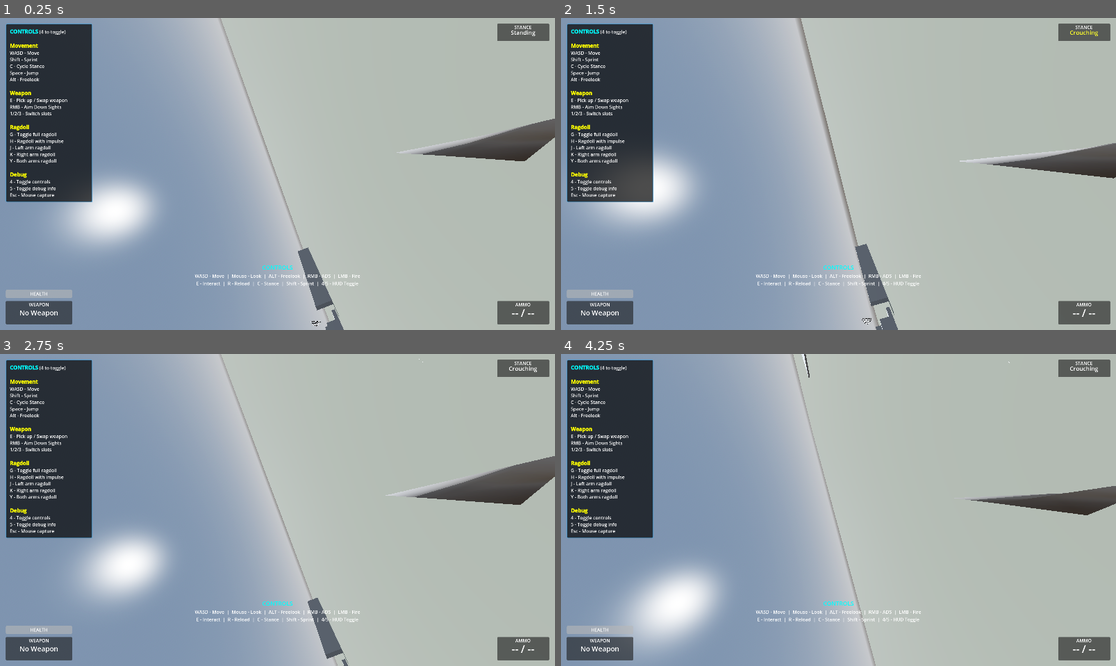
Above: before the commit, frames 1-4 (two rows, left to right).
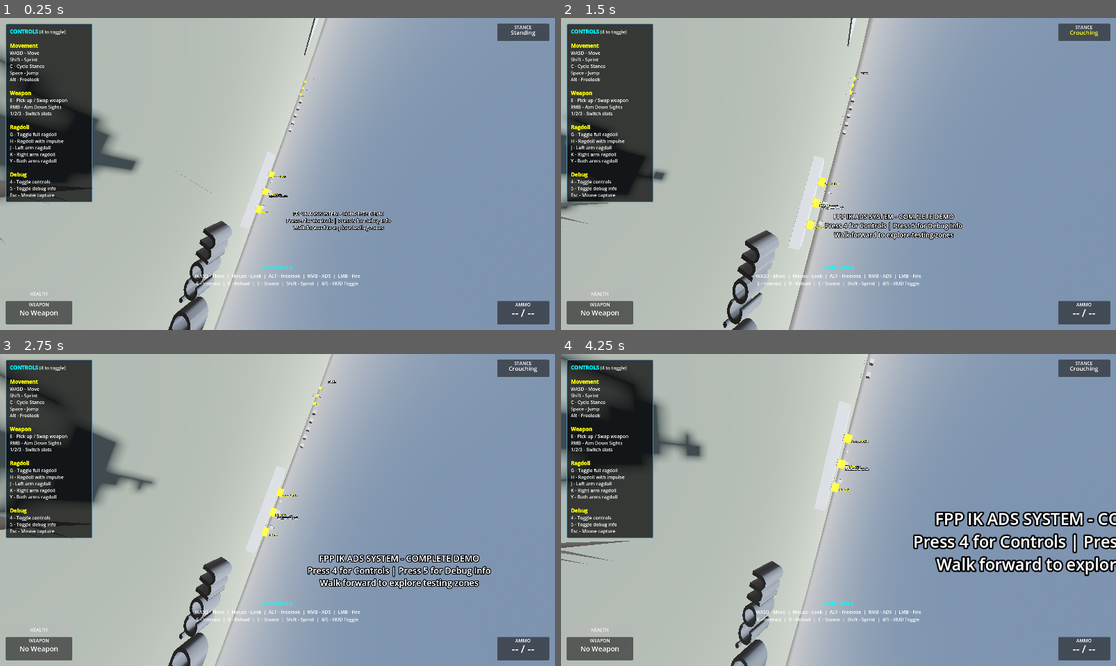
Above: after the commit, the same moments.

Repository: lmf-git/fpp-ik-ads
Game: Godot game, scene res://scenes/enhanced_demo.tscn
The game is run twice, just before and just after one commit, with the same random seed, the same clock (stepped at 60 frames per second) and the same inputs.
Inputs (mouse positions are in pixels of both pictures, inside the frame that each line leads up to):
- Up to frame 1 (0.25 s): no input
- Up to frame 2 (1.5 s): tap Enter at 0.5 s; move the mouse to (866, 174) at 0.52 s; hold Right mouse button (aim_down_sights) 0.53-1.28 s; hold W (move_forward) from 0.53 s (still down); click (866, 174) at 0.67 s; tap Space (jump) at 0.77 s; move the mouse to (810, 174) at 1.27 s; tap C (crouch) at 1.35 s
- Up to frame 3 (2.75 s): keep holding W (move_forward); tap Space (jump) at 1.52 s; move the mouse to (288, 503) at 2.02 s; press the mouse at (288, 503) at 2.03 s
- Up to frame 4 (4.25 s): keep holding W (move_forward); move the mouse to (832, 516) at 2.77 s; release the mouse at (832, 516) at 2.78 s; tap Alt (freelook) at 2.85 s; click (832, 516) at 2.92 s; tap Space (jump) at 3.02, 3.77 s; move the mouse to (877, 513) at 3.52 s; tap E (interact) at 3.6 s

The runs differ from the first frame. In frame 1, 75% of the frame differs, in the area x 0-100%, y 0-100%; in frame 2, 76%; in frame 3, 75%; in frame 4, 77%.

Commit message:
Fix FPS camera facing backward - add 180° Y rotation
Camera was aligned with head but facing backward. Added 180° rotation
around Y-axis to flip camera to face forward.

Transform changed:
From: Transform3D(0, 0, -1, 0, 1, 0, 1, 0, 0, 0, 0.15, 0)
To:   Transform3D(0, 0, 1, 0, 1, 0, -1, 0, 0, 0, 0.15, 0)

This flips:
- Right vector: [0, 0, -1] → [0, 0, 1]
- Up vector: [0, 1, 0] → [0, 1, 0] (unchanged)
- Forward vector: [1, 0, 0] → [-1, 0, 0]

Result: Camera should now face forward where character is looking,
aligned with head bone orientation, and respond correctly to mouse input.

Diff:
--- a/scenes/character_skeleton_player_refactored.tscn
+++ b/scenes/character_skeleton_player_refactored.tscn
@@ -49,7 +49,7 @@
 
 [node name="FPSCamera" type="Camera3D" parent="CharacterModel/RootNode/Skeleton3D/HeadAttachment"]
 unique_name_in_owner = true
-transform = Transform3D(0, 0, -1, 0, 1, 0, 1, 0, 0, 0, 0.15, 0)
+transform = Transform3D(0, 0, 1, 0, 1, 0, -1, 0, 0, 0, 0.15, 0)
 
 [node name="InteractionRay" type="RayCast3D" parent="CharacterModel/RootNode/Skeleton3D/HeadAttachment/FPSCamera"]
 unique_name_in_owner = true
